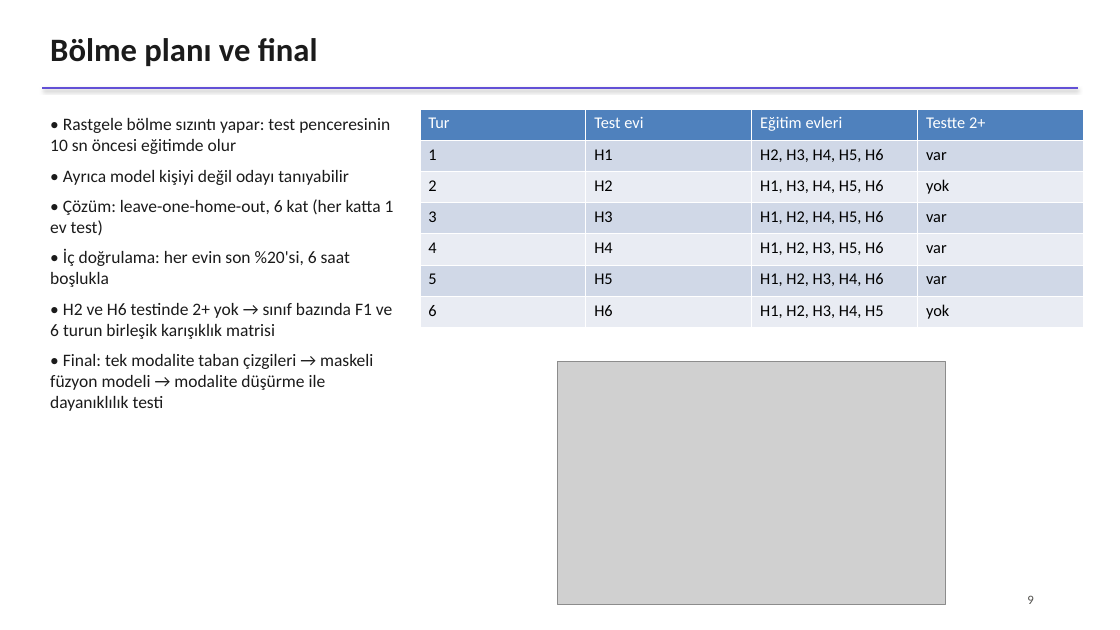
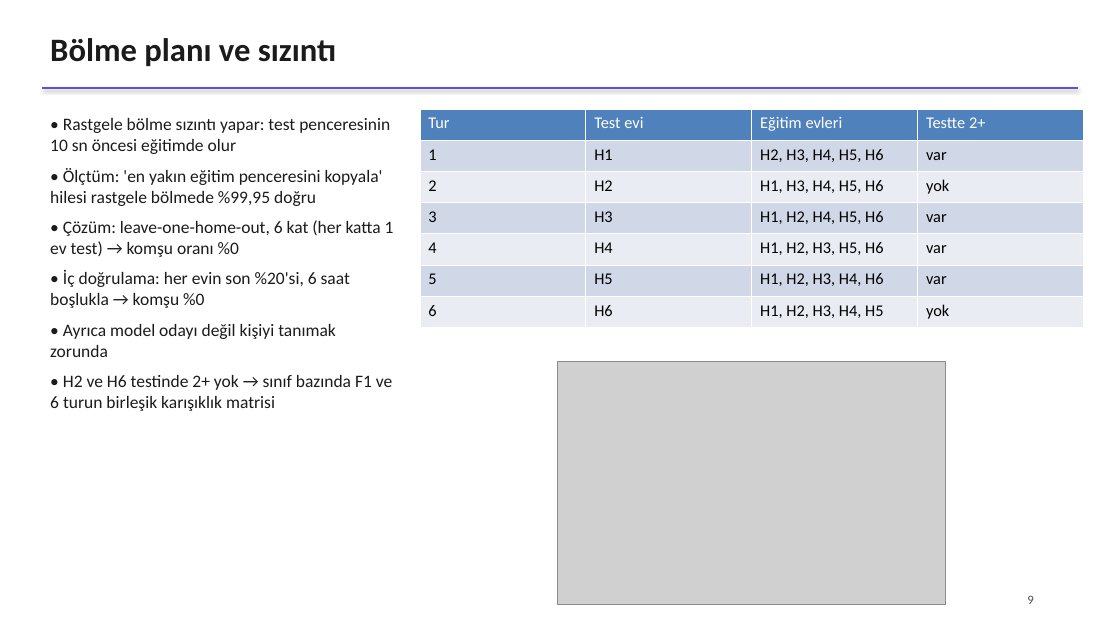
Before and after one commit to ksilverstone/hpdmobile-doluluk-tespiti, a slide deck: slide 9 of reports/sunum.pptx. Drawn at 1120x630 pixels with LibreOffice and Linux fonts; fonts in the diff are those of the drawing; grey boxes stand for pictures. Boxes give left, top, right and bottom in pixels: in the first picture for what was removed or moved away, otherwise in the second. Text is boxed around its words. In the diff, an @@ line names an element or a change of style, - is before the commit and + after.

```diff
--- a/reports/sunum.pptx
+++ b/reports/sunum.pptx
@@ text at bbox=[50, 38, 336, 66]: text changed @@
-Bölme planı ve final
+Bölme planı ve sızıntı
@@ text at bbox=[50, 168, 394, 357]: text changed @@
-• Ayrıca model kişiyi değil odayı tanıyabilir
-• Çözüm: leave-one-home-out, 6 kat (her katta 1 ev test)
-• İç doğrulama: her evin son %20'si, 6 saat boşlukla
+• Ölçtüm: 'en yakın eğitim penceresini kopyala' hilesi rastgele bölmede %99,95 doğru
+• Çözüm: leave-one-home-out, 6 kat (her katta 1 ev test) → komşu oranı %0
+• İç doğrulama: her evin son %20'si, 6 saat boşlukla → komşu %0
+• Ayrıca model odayı değil kişiyi tanımak zorunda
@@ text at bbox=[50, 354, 373, 411]: paragraph removed @@
-• Final: tek modalite taban çizgileri → maskeli füzyon modeli → modalite düşürme ile dayanıklılık testi
```
Also in this commit, not shown: 1 other slide changed, 1 slide added, 1 other file.
